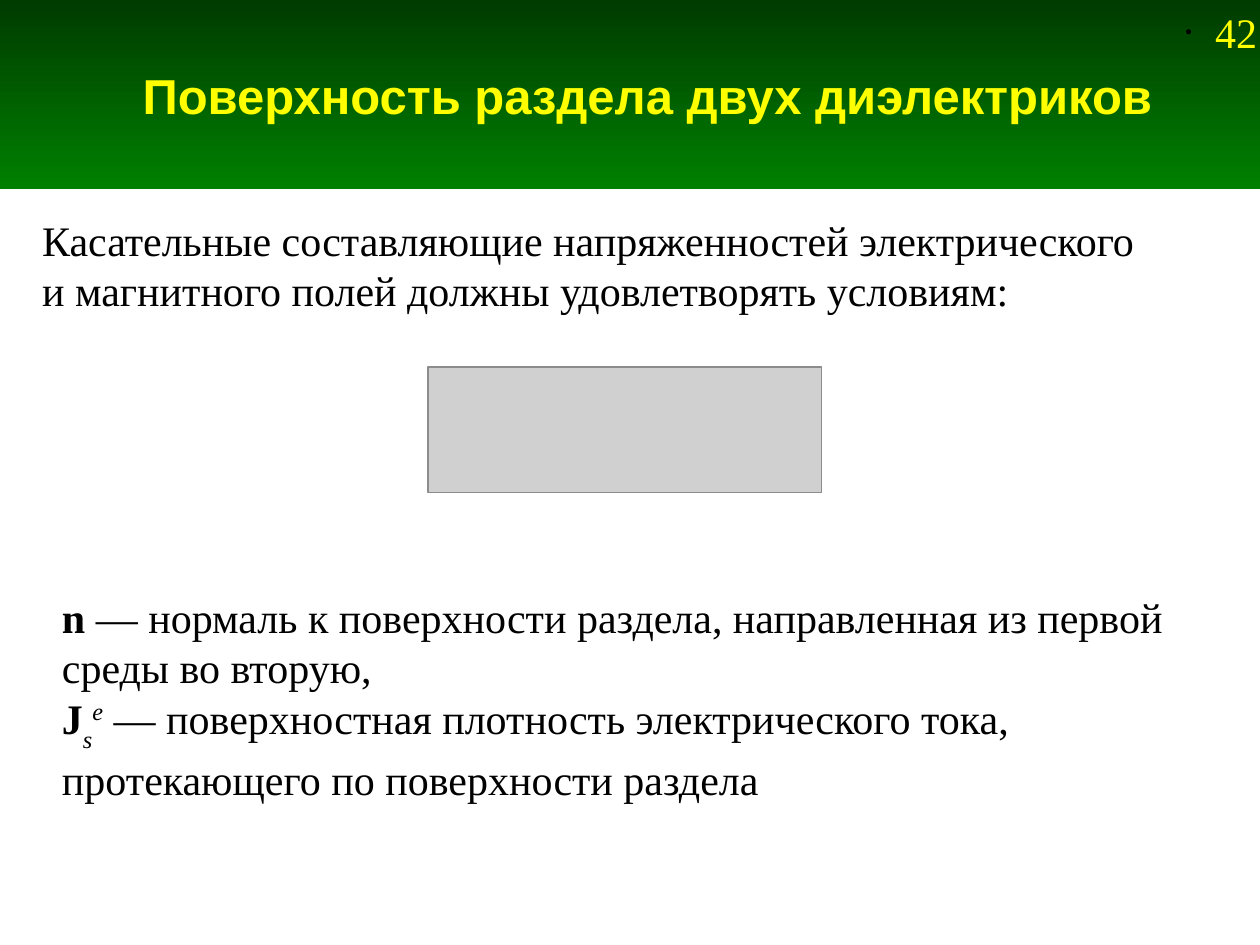
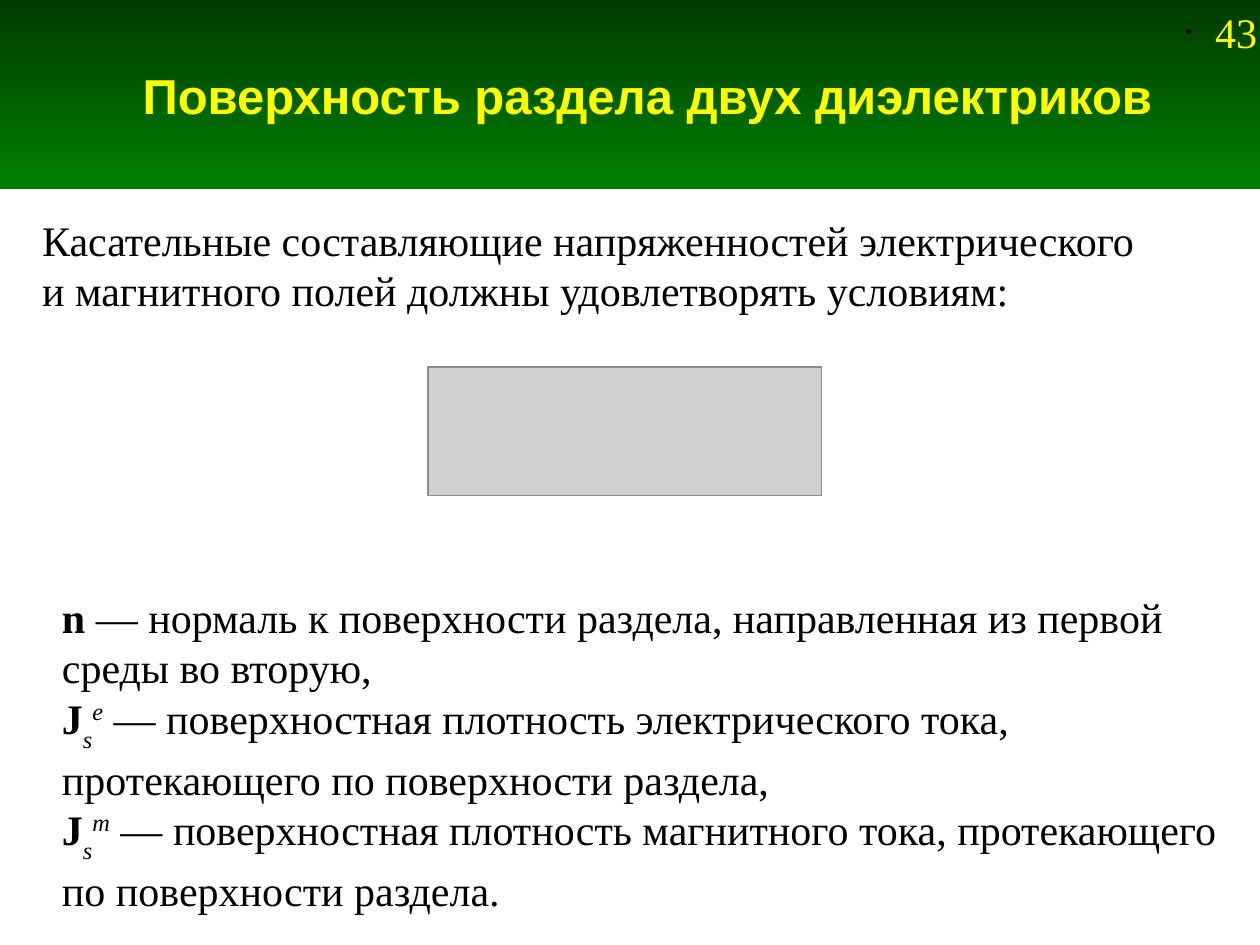
Before and after one commit to andris0147sv/modelling, a slide deck: slide 43 of presentations/1. Problem Statement.odp (slide 42 before the commit). Drawn at 1260x945 pixels with LibreOffice and Linux fonts; fonts in the diff are those of the drawing; grey boxes stand for pictures. Boxes give left, top, right and bottom in pixels: in the first picture for what was removed or moved away, otherwise in the second. Text is boxed around its words. In the diff, an @@ line names an element or a change of style, - is before the commit and + after.

```diff
--- a/presentations/1. Problem Statement.odp
+++ b/presentations/1. Problem Statement.odp
@@ page number at (1215, 20, 1257, 49): text changed @@
-• 42
+• 43
@@ text at (62, 714, 1216, 915): text changed @@
-Jse — поверхностная плотность электрического тока, протекающего по поверхности раздела
+Jse — поверхностная плотность электрического тока, протекающего по поверхности раздела,
+Jsm — поверхностная плотность магнитного тока, протекающего по поверхности раздела.
```
Also in this commit, not shown: 3 other slides changed, 1 slide added.
